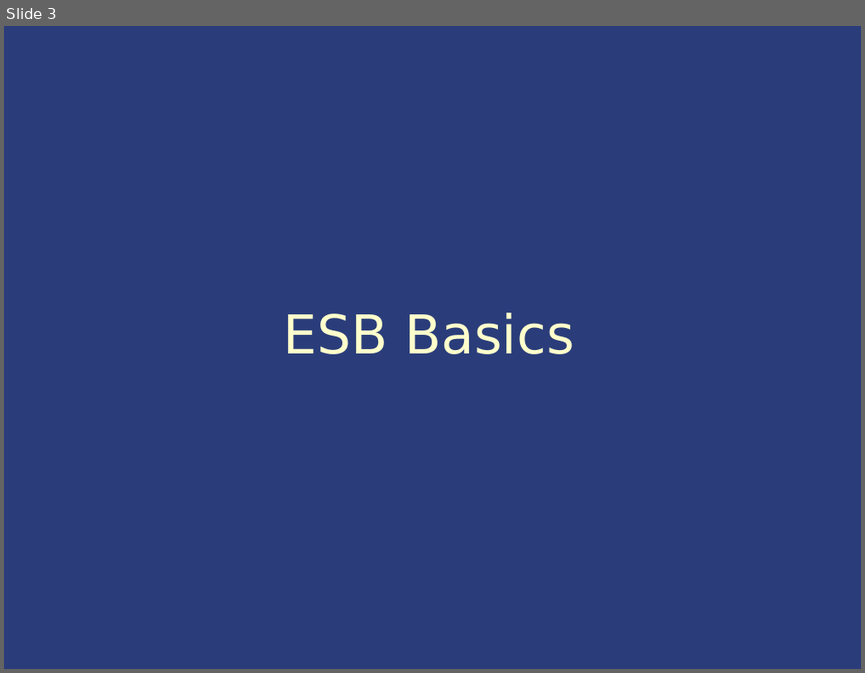
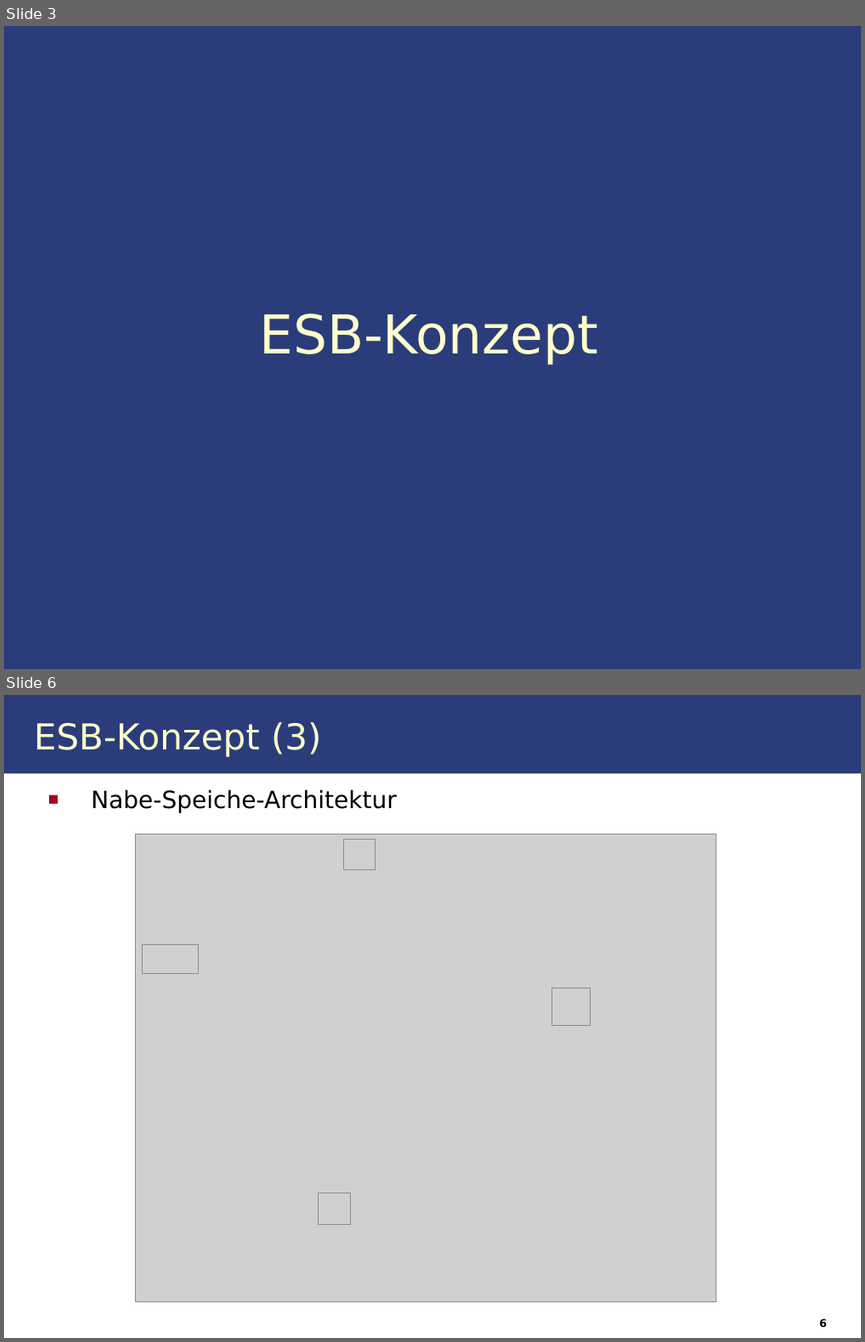
Before and after one commit to IAAS/decidr, a slide deck: seminars/dh/Enterprise Service Bus.ppt. Shown one above the other, each under a label of ours: slide 3 before the commit, slides 3 and 6 after it; the slides between them are not shown. The pictures are 865x673 and 865x1342 pixels, drawn with LibreOffice and Linux fonts; fonts in the diff are those of the drawing; grey boxes stand for pictures. Boxes give left, top, right and bottom in pixels: in the first picture for what was removed or moved away, otherwise in the second. Text is boxed around its words. In the diff, an @@ line names an element or a change of style, - is before the commit and + after.

```diff
--- a/seminars/dh/Enterprise Service Bus.ppt
+++ b/seminars/dh/Enterprise Service Bus.ppt
@@ slide 6 added at box(4, 695, 861, 1338), background #FFFFFF @@
@@ rectangle added at box(4, 695, 861, 774), fill #2A3D7A @@
@@ title added at box(34, 722, 321, 757), 30 pt, text #FFFFCC @@
+ESB-Konzept (3)
@@ text added at box(91, 789, 397, 813), 20 pt, text #000000 @@
+■ Nabe-Speiche-Architektur
@@ group added at box(135, 834, 715, 1301): 5 pictures @@
@@ page number added at box(819, 1318, 827, 1327), 9 pt, text #000000, bold @@
+6
@@ slide 3 changed as well @@
@@ title at box(259, 313, 598, 364): text changed @@
-ESB Basics
+ESB-Konzept
```
Also in this commit, not shown: 2 other slides changed, 20 other slides added.
